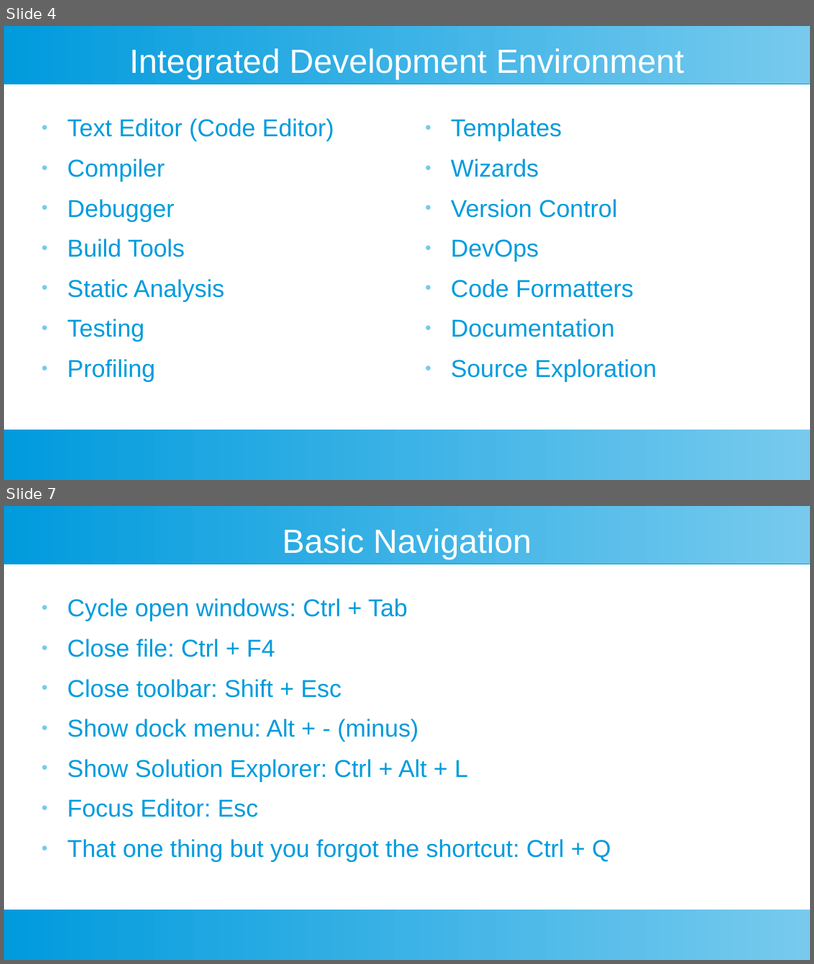
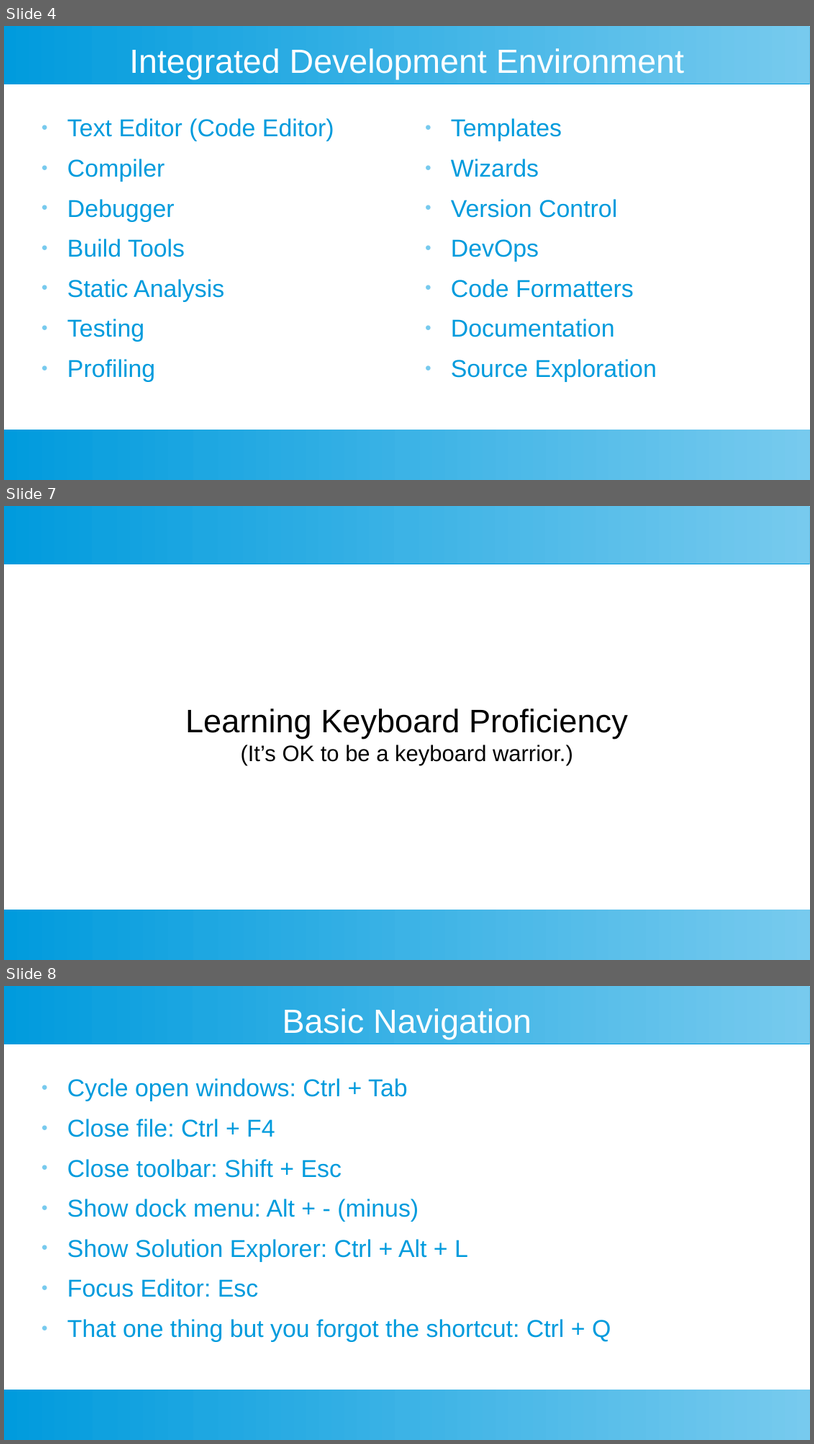
Before and after one commit to SmithE65/Productivity, a slide deck: Productivity.odp. Shown one above the other, each under a label of ours: slides 4 and 7 before the commit, slides 4, 7 and 8 after it; the slides between them are not shown. The pictures are 814x964 and 814x1444 pixels, drawn with LibreOffice and Linux fonts; fonts in the diff are those of the drawing. Boxes give left, top, right and bottom in pixels: in the first picture for what was removed or moved away, otherwise in the second. Text is boxed around its words. In the diff, an @@ line names an element or a change of style, - is before the commit and + after.

```diff
--- a/Productivity.odp
+++ b/Productivity.odp
@@ slide 7 added at [4,506,810,960], background #FFFFFF; not listed: 2 template elements that a slide beside it also shows @@
@@ subtitle added at [185,708,628,765], 22 pt, text #000000 @@
+Learning Keyboard Proficiency
+(It’s OK to be a keyboard warrior.)
@@ what was slide 7 is now slide 8 @@
```
Also in this commit, not shown: 6 slides changed, 16 other slides added, 2 slides removed.
